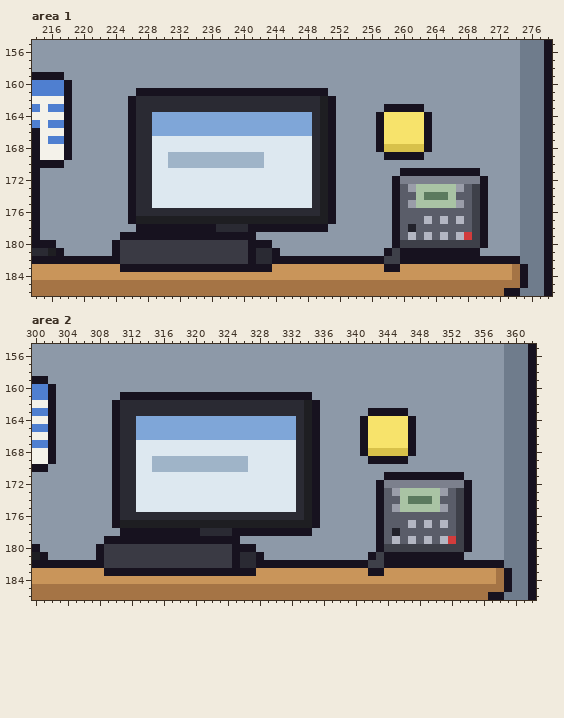
One commit to this pixel-art file: office/main_floor.aseprite. Above is the file before it was changed.
368x320 pixels, 1 frame. Colours within 5 levels of each other are drawn and written as one. Shown: area 1: x 214..278, y 155..186; area 2: x 300..362, y 155..186. The commit also changed other parts of the picture, which this record leaves out.
Now the later version:
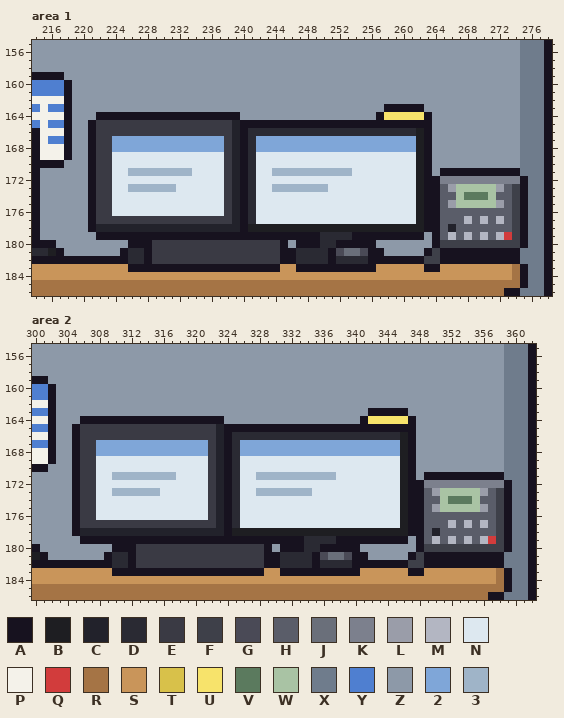
Palette (. is transparent): A #17121f  B #1e1e22  C #22222b  D #2a2a33  E #3a3a44  F #3e4049  G #4a4a56  H #5a5d69  J #6a6f7a  K #7c808d  L #9a9da9  M #b3b6c2  N #dde8f0  P #f4f2ea  Q #d23c3c  R #a57445  S #c9955a  T #d8c14a  U #f7e36b  V #5b7a5e  W #a9c3a4  X #6f7c8c  Y #4f7fd0  Z #8d99a8  2 #7fa6d8  3 #9fb4c8
Difference:
Changed rows in their new state; - is an unchanged pixel.
Area 1, layer "CubicleProps":
first column x 221:
161 ------ZZZZZZZZZZZZZZZZZZZZZZZZ-------------------------
162 -----ZZZZZZZZZZZZZZZZZZZZZZZZZZ------------------------
163 -----ZZZZZZZZZZZZZZZZZZZZZZZZZZ------------------------
164 -AAAA-AAAAAAAAAAAAAZZZZZZZZZZZZ------------------------
165 AEEEEEEEEEEEEEEEEECAAAAAAAAAAA-AAAAA-AAAAA-------------
166 AEEEEEEEEEEEEEEEEECADDDDDDDD-DDDDDDDDDDDDB-------------
167 AEE22222222222222ECAD22222222222222222222B-------------
168 AEE22222222222222ECAD22222222222222222222B-------------
169 AEENNNNN--NNNNNNNECADN------NNNNNNNNNNNNNBA------------
170 AEENNNNN--NNNNNNNECADN------NNNNNNNNNNNNNBA------------
171 AEENN33333333----ECAD--3333333333NNNNNNNNB-Z-----AAAAA-
172 AEENNNNN---------ECAD-------NNNNNNNNNNNNNBAA-----KKKKKA
173 AEENN333333------ECAD--3333333NNNNNNNNNNNBAAHLWWWWWLHFA
174 AEENNNNN---------ECAD-------NNNNNNNNNNNNNBAAHHWVVVWHHFA
175 AEENNNNN---------ECAD-------NNNNNNNNNNNNNBAAHLWWWWWLHFA
176 AEENNNNNNNNNNNNNNECA-NNNNNNNNNNNNNNNNNNNNBAA----HHHHHFA
177 AEEEEEEEEEEEEEEEEECADNNNNNNNNNNNNNNNNNNNNBAAH-HMHMHMHFA
178 ACCCCCCCCCCCCCCCCCCABBBBBBBBBBBBBBBBBBBBBBAA-C--HHHHHFA
179 -AAA-----------------AAAAAAAADDDDAAAAA-AAAZAHMHMHMHMQFA
180 ---ZZAAA------------EEEEA-AAADDAAAAA--ZZZZZA-----FFFFFA
181 ---ZADDA------------EEEEAADDDDAGJJGAAZZZZZ-F-----AAAAA-
182 ----ADDA------------EEEE--DDDD-DDDD--AA---FF-----------
183 ----S------------------A--AAAAAAAAAA-SS---AA-----------
Area 2, layer "CubicleProps":
first column x 305:
161 ------ZZZZZZZZZZZZZZZZZZZZZZZZ-------------------------
162 -----ZZZZZZZZZZZZZZZZZZZZZZZZZZ------------------------
163 -----ZZZZZZZZZZZZZZZZZZZZZZZZZZ------------------------
164 -AAAA-AAAAAAAAAAAAAZZZZZZZZZZZZ------------------------
165 AEEEEEEEEEEEEEEEEECAAAAAAAAAAA-AAAAA-AAAAA-------------
166 AEEEEEEEEEEEEEEEEECADDDDDDDD-DDDDDDDDDDDDB-------------
167 AEE22222222222222ECAD22222222222222222222B-------------
168 AEE22222222222222ECAD22222222222222222222B-------------
169 AEENNNNN--NNNNNNNECADN------NNNNNNNNNNNNNBA------------
170 AEENNNNN--NNNNNNNECADN------NNNNNNNNNNNNNBA------------
171 AEENN33333333----ECAD--3333333333NNNNNNNNB-Z-----AAAAA-
172 AEENNNNN---------ECAD-------NNNNNNNNNNNNNBAA-----KKKKKA
173 AEENN333333------ECAD--3333333NNNNNNNNNNNBAAHLWWWWWLHFA
174 AEENNNNN---------ECAD-------NNNNNNNNNNNNNBAAHHWVVVWHHFA
175 AEENNNNN---------ECAD-------NNNNNNNNNNNNNBAAHLWWWWWLHFA
176 AEENNNNNNNNNNNNNNECA-NNNNNNNNNNNNNNNNNNNNBAA----HHHHHFA
177 AEEEEEEEEEEEEEEEEECADNNNNNNNNNNNNNNNNNNNNBAAH-HMHMHMHFA
178 ACCCCCCCCCCCCCCCCCCABBBBBBBBBBBBBBBBBBBBBBAA-C--HHHHHFA
179 -AAA-----------------AAAAAAAADDDDAAAAA-AAAZAHMHMHMHMQFA
180 ---ZZAAA------------EEEEA-AAADDAAAAA--ZZZZZA-----FFFFFA
181 ---ZADDA------------EEEEAADDDDAGJJGAAZZZZZ-F-----AAAAA-
182 ----ADDA------------EEEE--DDDD-DDDD--AA---FF-----------
183 ----S------------------A--AAAAAAAAAA-SS---AA-----------
Pixel boxes of the changes (left, top, right, bottom) in both pictures:
changed: (88, 88, 528, 272)
changed: (72, 392, 512, 576)
